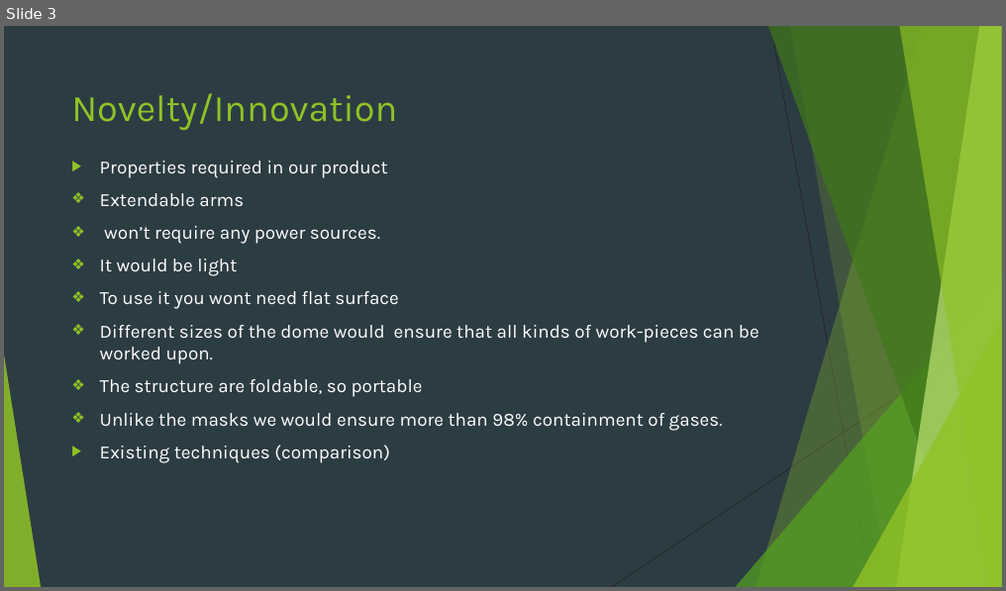
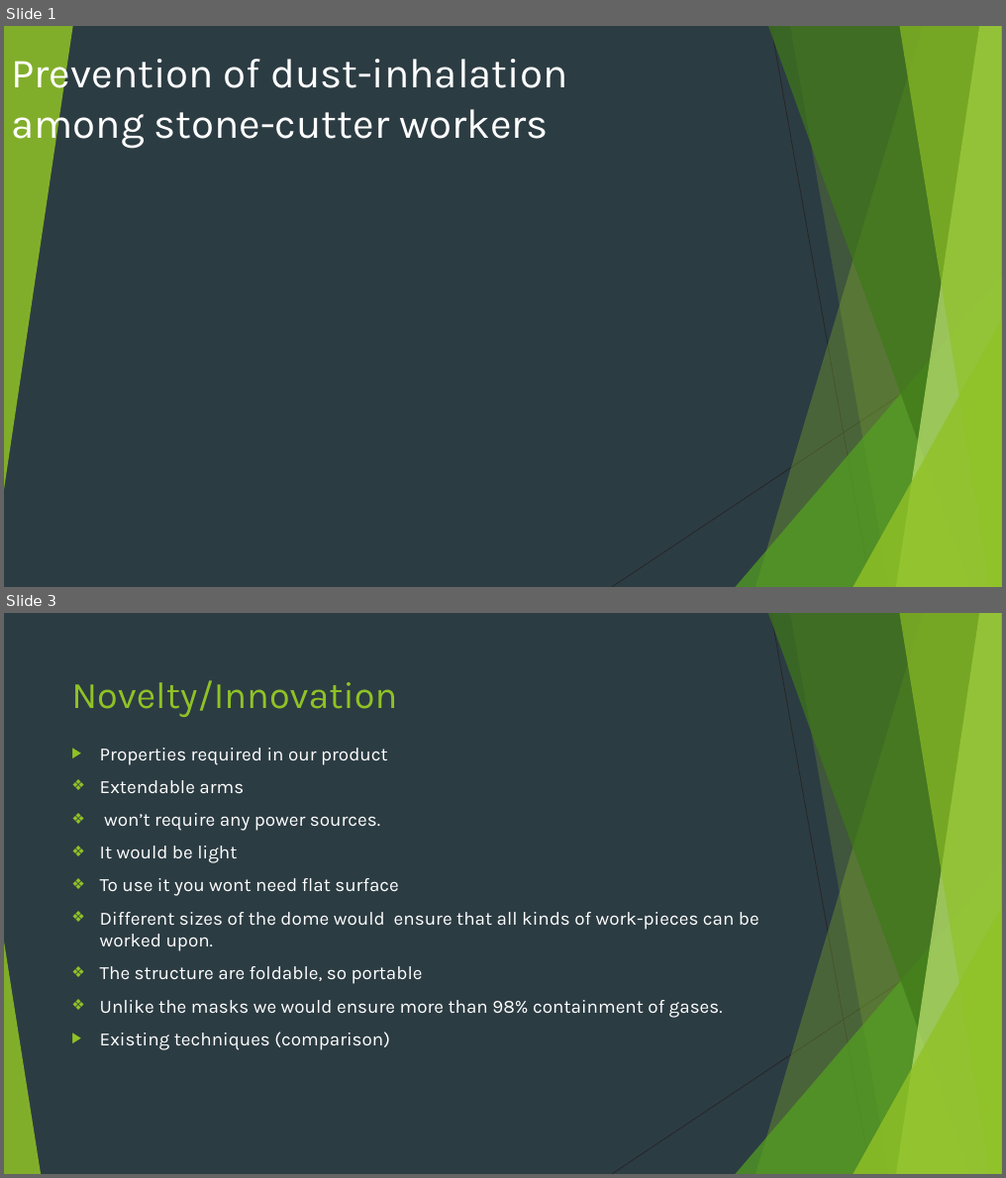
Before and after one commit to ShubhamMittal99/DISA-PPT, a slide deck: DISA.pptx. Shown one above the other, each under a label of ours: slide 3 before the commit, slides 1 and 3 after it; the slides between them are not shown. The pictures are 1006x591 and 1006x1178 pixels, drawn with LibreOffice and Linux fonts; fonts in the diff are those of the drawing; background and template pictures are left out. Boxes give left, top, right and bottom in pixels: in the first picture for what was removed or moved away, otherwise in the second. Text is boxed around its words. In the diff, an @@ line names an element or a change of style, - is before the commit and + after.

```diff
--- a/DISA.pptx
+++ b/DISA.pptx
@@ slide 1 added at <box>4,26,1002,587</box>, background picture (left out); not listed: 9 template elements that a slide beside it also shows @@
@@ triangle added at <box>4,26,73,490</box>, fill #90C226 at 85% opacity @@
@@ title added at <box>12,50,567,149</box>, 40 pt, text #FFFFFF @@
+Prevention of dust-inhalation among stone-cutter workers
```
Also in this commit, not shown: 1 slide changed, 1 slide removed.
